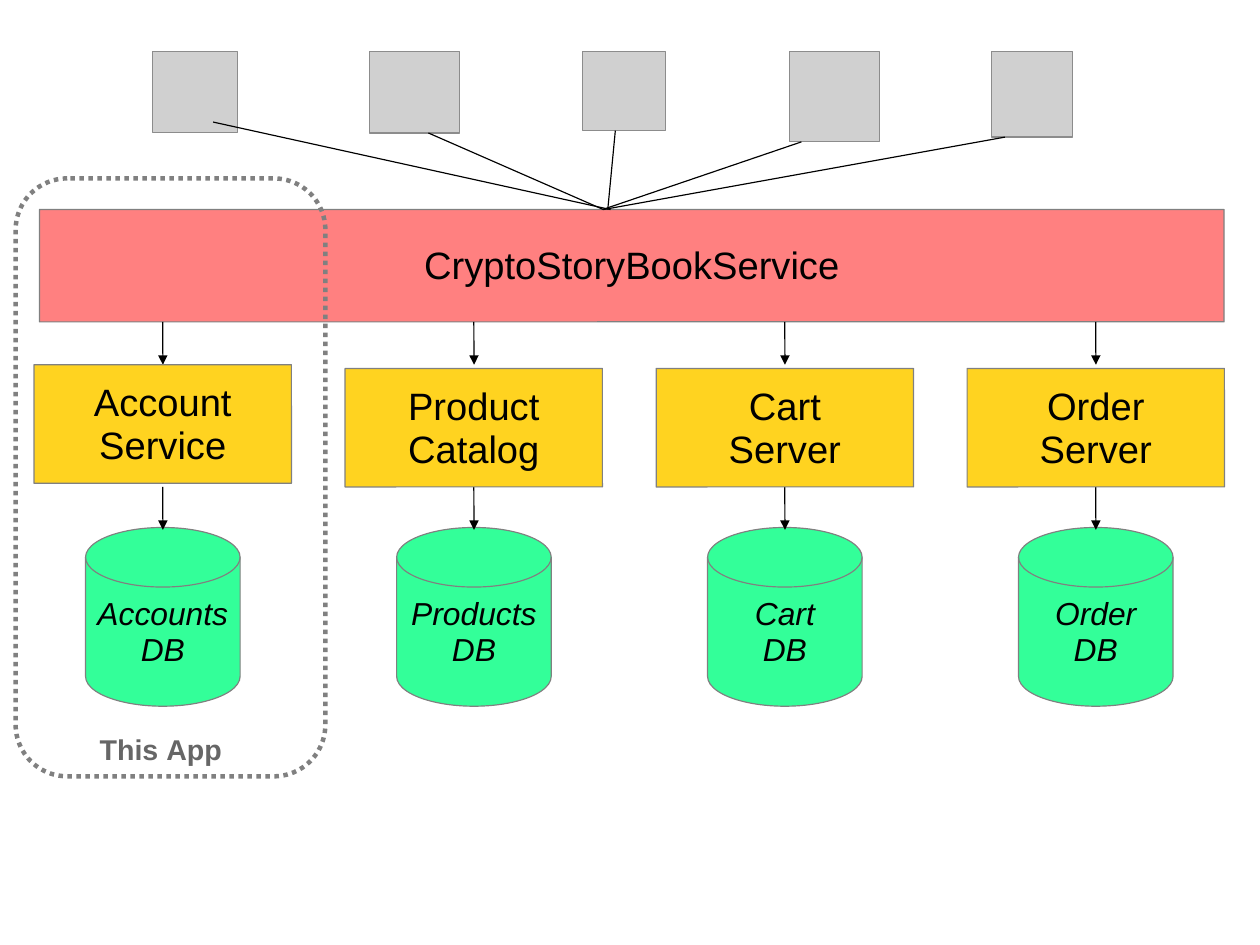
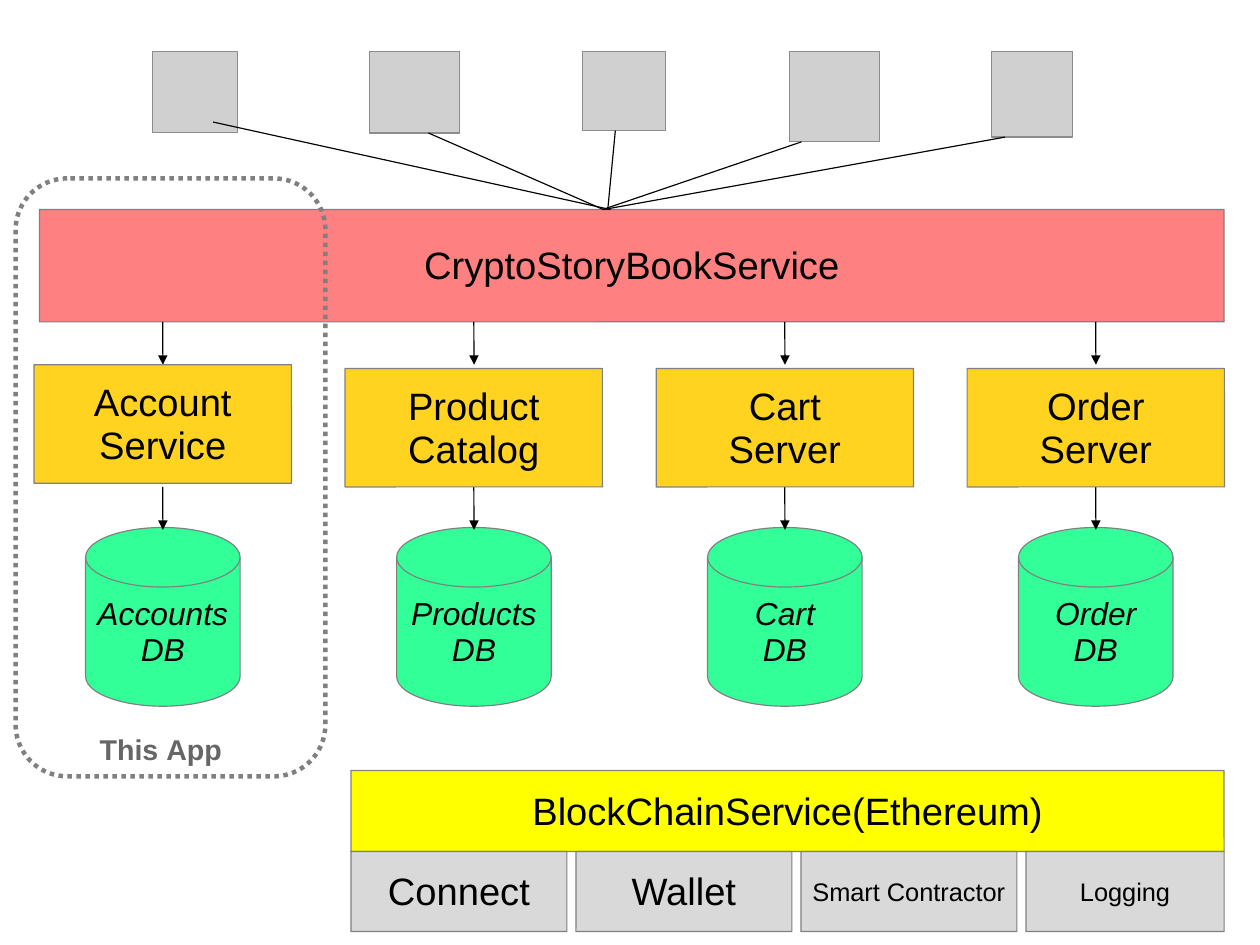
Before and after one commit to LouiValley/iStoryBook, a slide deck: slide 1 of MicroServices/diagrams.ppt. Drawn at 1260x945 pixels with LibreOffice and Linux fonts; fonts in the diff are those of the drawing; grey boxes stand for pictures. Boxes give left, top, right and bottom in pixels: in the first picture for what was removed or moved away, otherwise in the second. Text is boxed around its words. In the diff, an @@ line names an element or a change of style, - is before the commit and + after.

```diff
--- a/MicroServices/diagrams.ppt
+++ b/MicroServices/diagrams.ppt
@@ rounded rectangle added at bbox=[351, 771, 1225, 852], fill #FFFF00, outline #808080 0.74 pt, 24 pt, text #000000 @@
+BlockChainService(Ethereum)
@@ rounded rectangle added at bbox=[351, 852, 567, 932], fill #D9D9D9, outline #808080 0.74 pt, 24 pt, text #000000 @@
+Connect
@@ rounded rectangle added at bbox=[576, 852, 792, 932], fill #D9D9D9, outline #808080 0.74 pt, 24 pt, text #000000 @@
+Wallet
@@ rounded rectangle added at bbox=[802, 852, 1018, 932], fill #D9D9D9, outline #808080 0.74 pt, 16 pt, text #000000 @@
+Smart Contractor
@@ rounded rectangle added at bbox=[1027, 852, 1225, 932], fill #D9D9D9, outline #808080 0.74 pt, 16 pt, text #000000 @@
+Logging
```
Also in this commit, not shown: 1 other slide changed, 1 other file.
